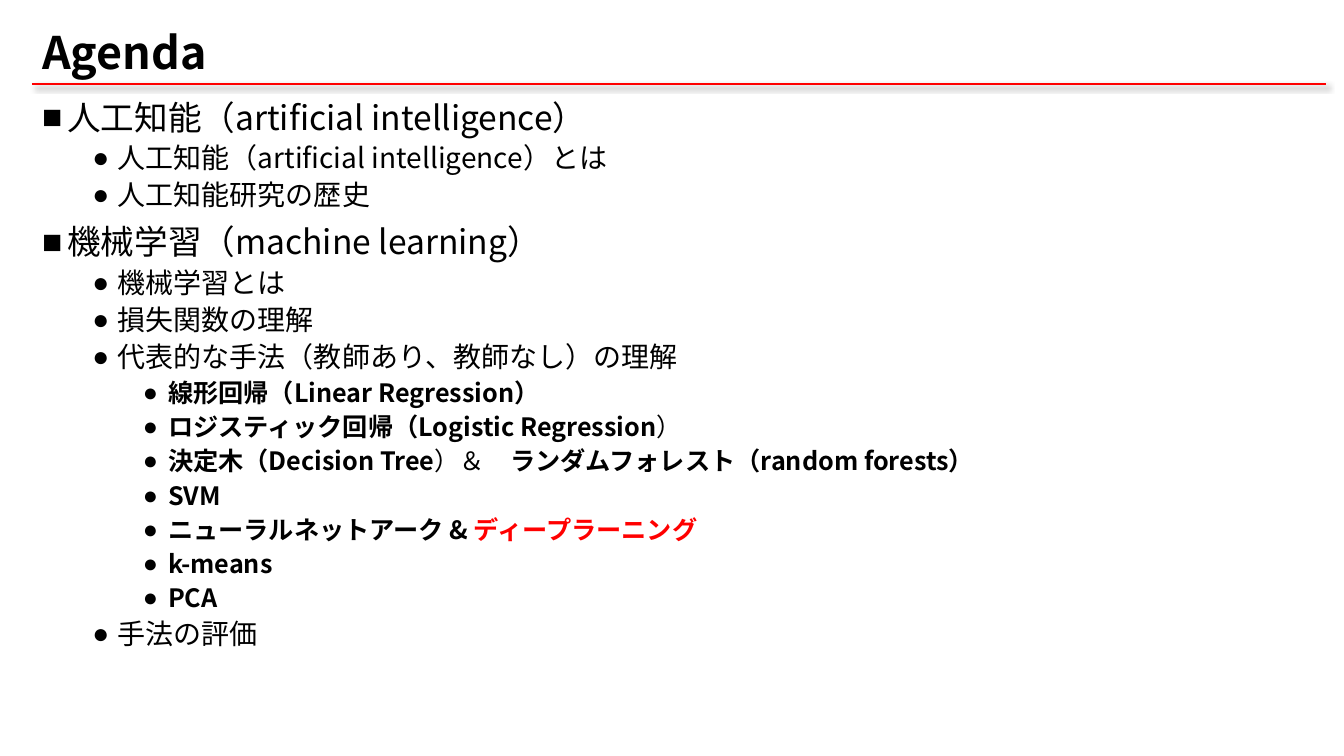
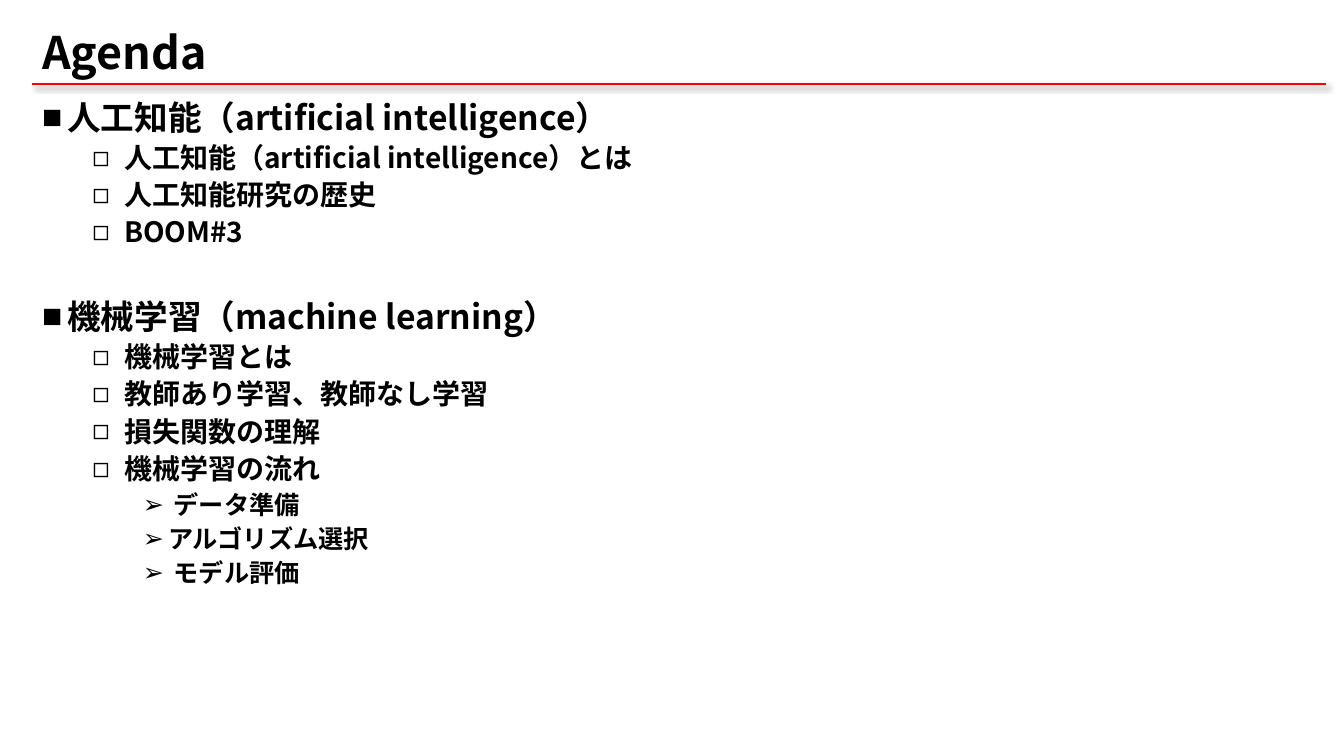
Before and after one commit to qqinxl2015/machine-learning-basic, a slide deck: slide 3 of 00_ML_start.pptx (slide 2 before the commit). Drawn at 1344x756 pixels with LibreOffice and Linux fonts; fonts in the diff are those of the drawing. Boxes give left, top, right and bottom in pixels: in the first picture for what was removed or moved away, otherwise in the second. Text is boxed around its words. In the diff, an @@ line names an element or a change of style, - is before the commit and + after.

```diff
--- a/00_ML_start.pptx
+++ b/00_ML_start.pptx
@@ text at (x1=67, y1=101, x2=632, y2=445): bold on in "人工知能（artificial intelligence）", "人工知能（artificial intelligence）とは", "人工知能研究の歴史", "機械学習（machine learning）" and 2 more places; bullet ● to ◻ @@
@@ text at (x1=124, y1=221, x2=243, y2=243): paragraph added @@
+  ◻ BOOM#3
@@ text at (x1=124, y1=380, x2=489, y2=407): paragraph added @@
+  ◻ 教師あり学習、教師なし学習
@@ text at (x1=124, y1=455, x2=369, y2=585): text changed @@
-  ● 代表的な手法（教師あり、教師なし）の理解
-    ● 線形回帰（Linear Regression）
-    ● ロジスティック回帰（Logistic Regression）
-    ● 決定木（Decision Tree）＆ ランダムフォレスト（random forests）
-    ● SVM
-    ● ニューラルネットアーク & ディープラーニング
-    ● k-means
-    ● PCA
-  ● 手法の評価
+  ◻ 機械学習の流れ
+    ➢ データ準備
+    ➢ アルゴリズム選択
+    ➢ モデル評価
```
Also in this commit, not shown: 8 other slides changed, 13 slides added, 1 slide removed, 10 other files.
